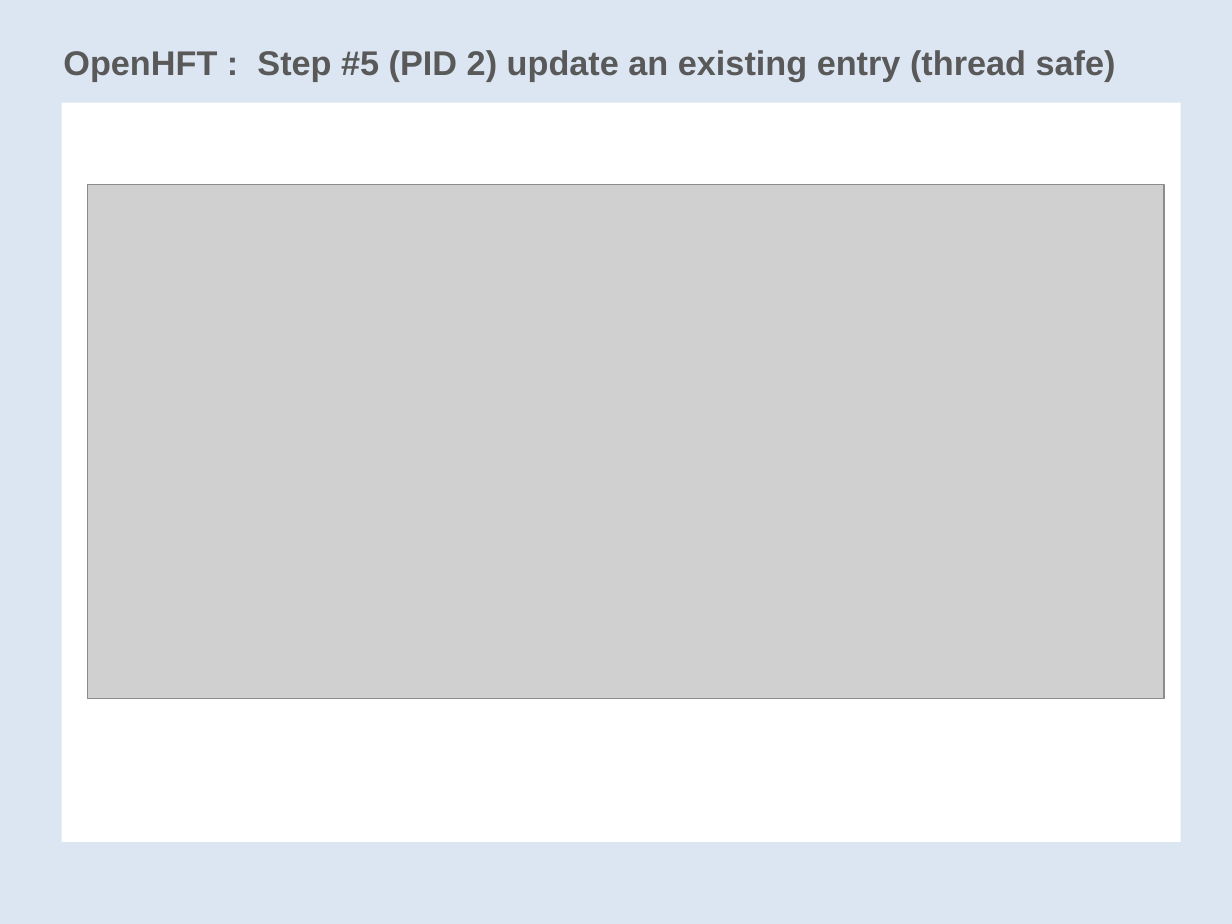
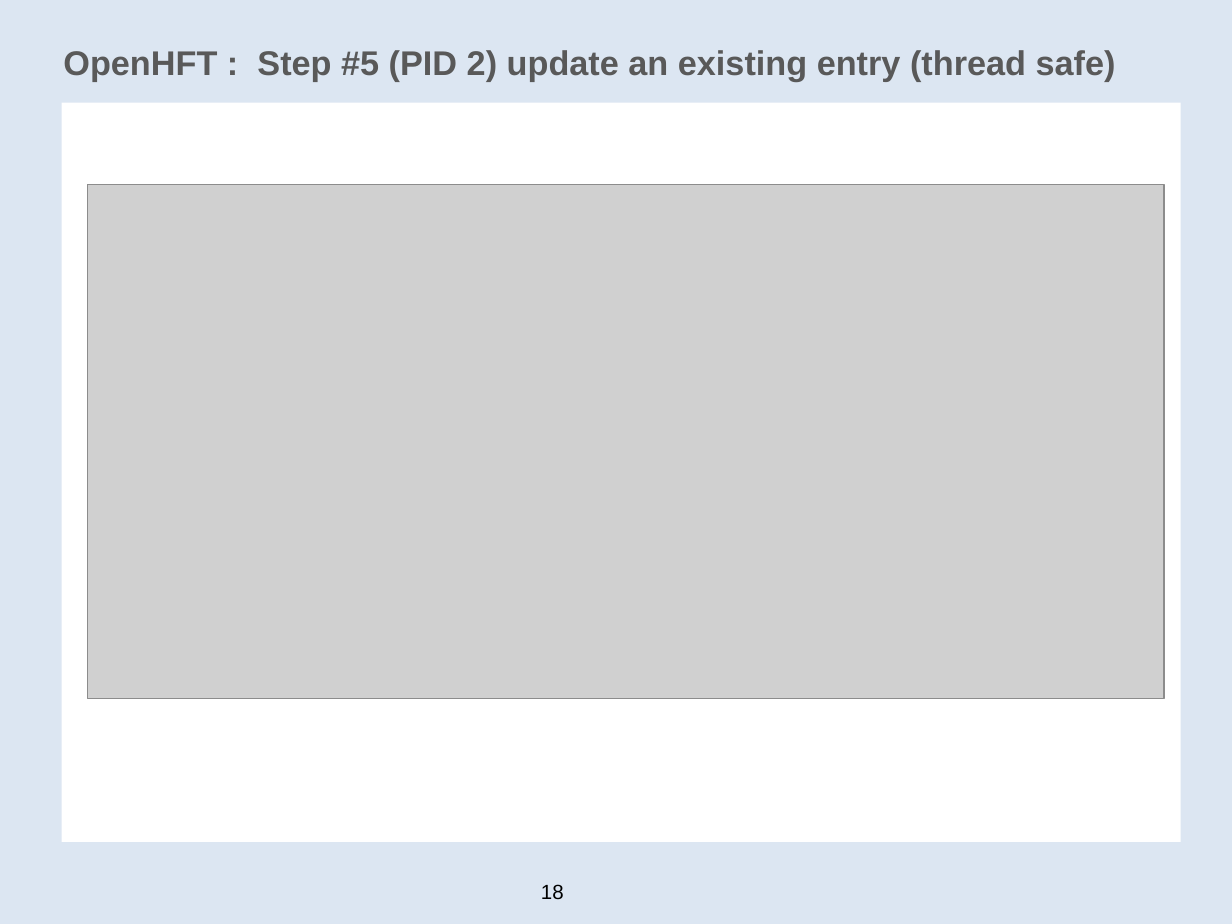
Before and after one commit to Cotton-Ben/OpenHFT, a slide deck: slide 18 of doc/Ben-Peter-Sarah-UPDATED=_HaZelcast-2015-JAN-27_PRES.ppt. Drawn at 1232x924 pixels with LibreOffice and Linux fonts; fonts in the diff are those of the drawing; grey boxes stand for pictures; background and template pictures are left out. Boxes give left, top, right and bottom in pixels: in the first picture for what was removed or moved away, otherwise in the second. Text is boxed around its words. In the diff, an @@ line names an element or a change of style, - is before the commit and + after.

```diff
--- a/doc/Ben-Peter-Sarah-UPDATED=_HaZelcast-2015-JAN-27_PRES.ppt
+++ b/doc/Ben-Peter-Sarah-UPDATED=_HaZelcast-2015-JAN-27_PRES.ppt
@@ text added at (541,884,564,900), 12 pt, text #000000 @@
+18
```
Also in this commit, not shown: 34 other slides changed, 2 slides added, 2 slides removed.
